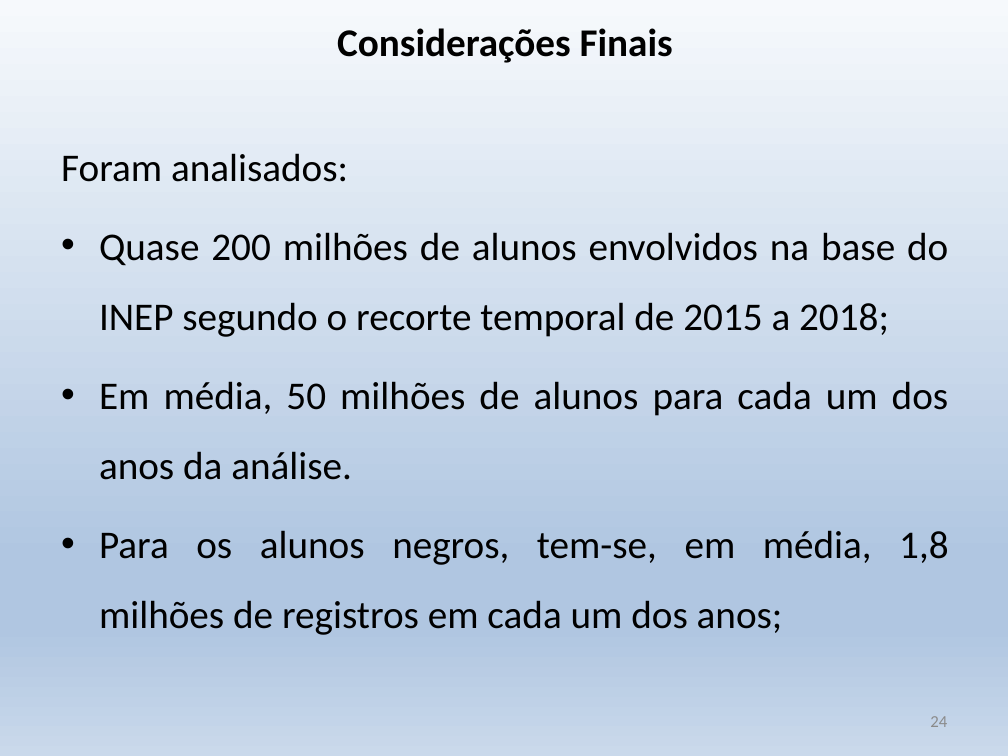
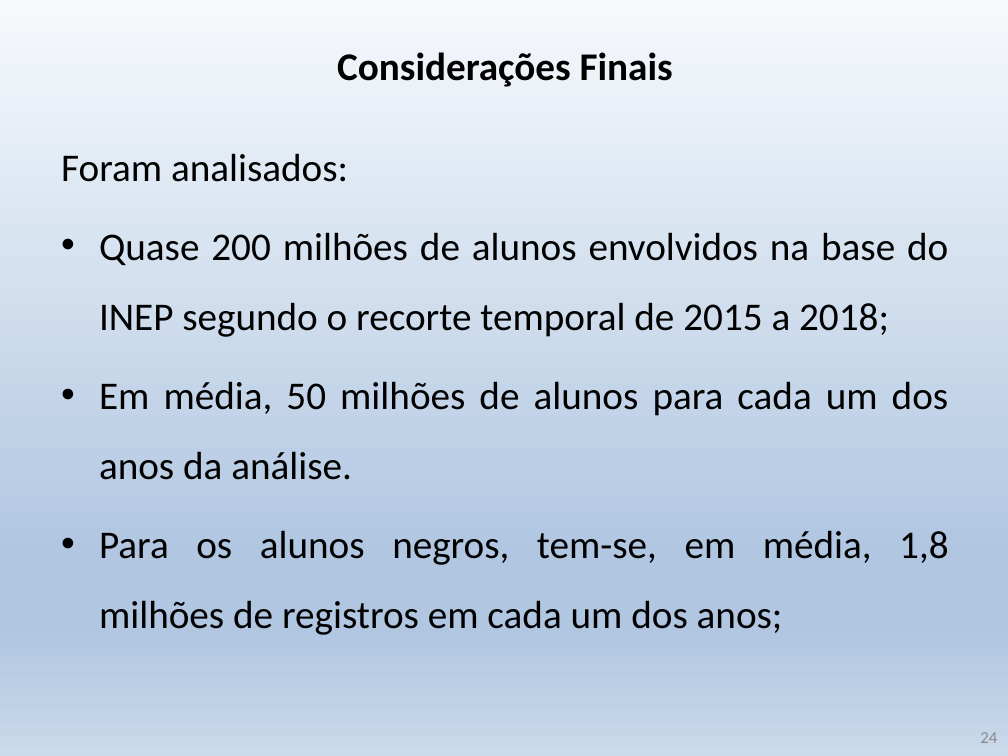
Before and after one commit to krieggerms/Analise-da-Insercao-do-Aluno-Negro-com-BI, a slide deck: slide 24 of TCC_BI_Alunos_Negros.pptx. Drawn at 1008x756 pixels with LibreOffice and Linux fonts; fonts in the diff are those of the drawing. Boxes give left, top, right and bottom in pixels: in the first picture for what was removed or moved away, otherwise in the second. Text is boxed around its words. In the diff, an @@ line names an element or a change of style, - is before the commit and + after.

```diff
--- a/TCC_BI_Alunos_Negros.pptx
+++ b/TCC_BI_Alunos_Negros.pptx
@@ text "Considerações Finais": place and size @@
-text "Considerações Finais" at bbox=[337, 28, 673, 63]
+text "Considerações Finais" at bbox=[337, 52, 673, 87]
@@ page number: place and size @@
-page number at bbox=[930, 716, 947, 727]
+page number at bbox=[980, 732, 997, 743]
```
Also in this commit, not shown: 25 other slides changed.
